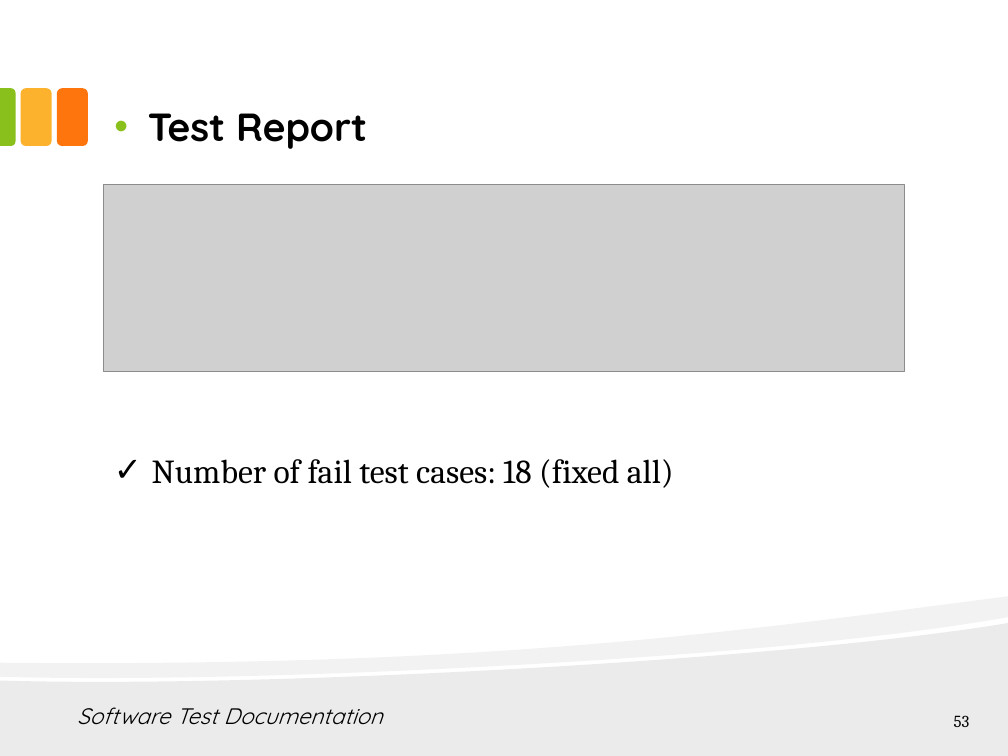
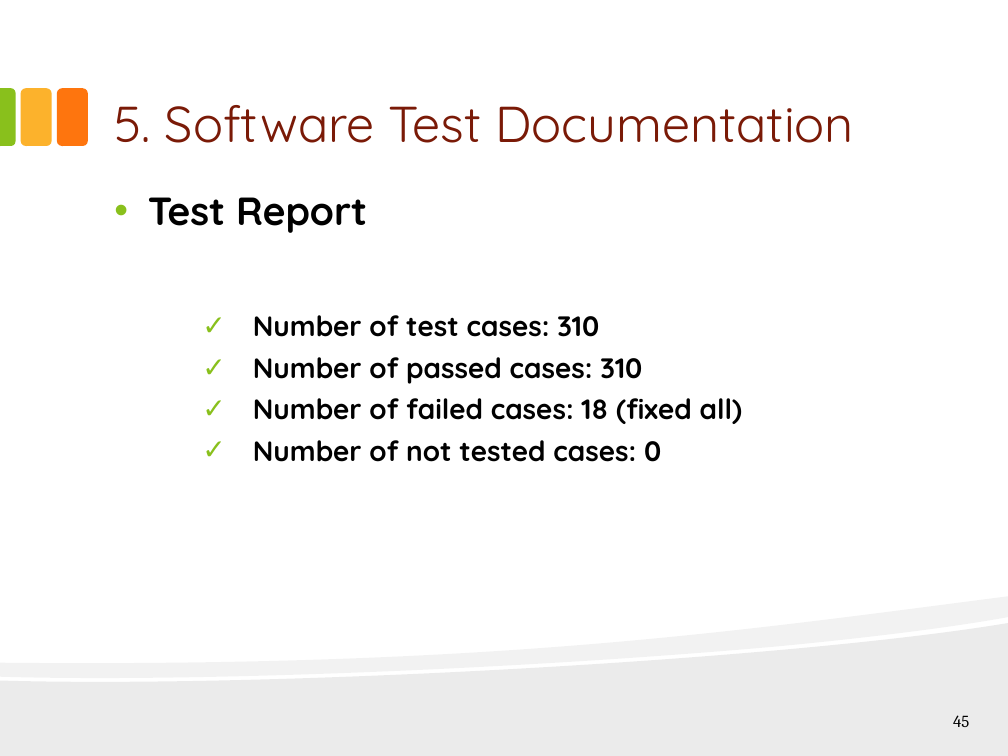
Before and after one commit to hungqcao/Rental-House-Finding, a slide deck: slide 45 of Document/Documentation/Final Document & Report/RHF_Presentation_Final_v1.0.pptx (slide 53 before the commit). Drawn at 1008x756 pixels with LibreOffice and Linux fonts; fonts in the diff are those of the drawing; grey boxes stand for pictures. Boxes give left, top, right and bottom in pixels: in the first picture for what was removed or moved away, otherwise in the second. Text is boxed around its words. In the diff, an @@ line names an element or a change of style, - is before the commit and + after.

```diff
--- a/Document/Documentation/Final Document & Report/RHF_Presentation_Final_v1.0.pptx
+++ b/Document/Documentation/Final Document & Report/RHF_Presentation_Final_v1.0.pptx
@@ title "5. Software Test Documentation" at <box>114,105,854,143</box>: vertical alignment top to bottom @@
@@ title at <box>114,105,854,143</box>: text changed; size 16 to 36 pt; text colour #000000 to #7A1A07; italic off @@
-Software Test Documentation
+5. Software Test Documentation
@@ text removed at <box>148,113,367,149</box> @@
-• Test Report
@@ picture removed at <box>104,184,904,371</box> @@
@@ text added at <box>148,197,743,462</box>, 20 pt, text #000000, bold @@
+• Test Report
+    ✓ Number of test cases: 310
+    ✓ Number of passed cases: 310
+    ✓ Number of failed cases: 18 (fixed all)
+    ✓ Number of not tested cases: 0
@@ text removed at <box>152,459,674,488</box> @@
-✓ Number of fail test cases: 18 (fixed all)
@@ page number at <box>953,715,969,727</box>: text changed @@
-53
+45
```
Also in this commit, not shown: 7 other slides changed, 1 slide added, 12 slides removed.
